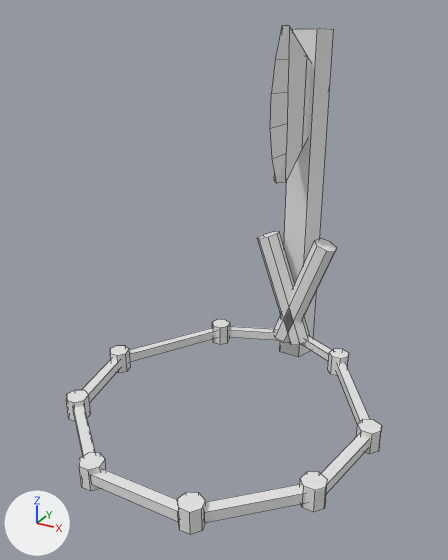
One commit to the Blender file Assets/Environment/AxeTrap.blend: the scene before it, then after it.
Rendered twice from a 50 mm camera at (8.27, -20.11, 11.87) aimed at (-0.38, -4.4, 4.01). The lights are fixed; the arrows at lower left show +X, +Y and +Z. Mesh edges are drawn as thin lines.

The scene before the commit, as lines of its bpy script (objects in view):
```python
me_cube_001 = bpy.data.meshes.new('Cube.001')
me_cube_001.from_pydata(...)  # 72 vertices, 54 faces; spans x -4.8..4.84, y -0.17..10.32, z -0.17..0.17
me_cylinder = bpy.data.meshes.new('Cylinder')
me_cylinder.from_pydata(...)  # 48 vertices, 40 faces; spans x -0.69..0.69, y -2.72..2.28, z -1.06..11.36
me_cylinder_001 = bpy.data.meshes.new('Cylinder.001')
me_cylinder_001.from_pydata(...)  # a 7-sided cylinder along z spanning x 2.1..2.81, y -0.94..-0.25, z -0.37..0.37; a 7-sided cylinder along z spanning x 4.33..5.04, y -4.6..-3.9, z -0.37..0.37; a 7-sided cylinder along z spanning x 3.71..4.43, y -7.6..-6.9, z -0.37..0.37; a 7-sided cylinder along z spanning x 1.26..1.97, y -9.83..-9.13, z -0.37..0.37
me_cylinder_002 = bpy.data.meshes.new('Cylinder.002')
me_cylinder_002.from_pydata(...)  # 28 vertices, 18 faces; spans x -1.81..2.46, y -0.55..0.61, z -0.09..5.99
ob_axe = bpy.data.objects.new('Axe', me_cylinder)
ob_axe.location = (0.0, 0.65, 0.0)
ob_rope = bpy.data.objects.new('Rope', me_cube_001)
ob_rope.location = (0.0, -9.92, 0.0)
ob_stabilizer = bpy.data.objects.new('Stabilizer', me_cylinder_002)
ob_stabilizer.location = (0.0, 0.0, -0.13)
ob_stabilizer.scale = (0.723, 0.723, 0.723)
ob_zone = bpy.data.objects.new('Zone', me_cylinder_001)
ob_zone.location = (0.03, -0.32, 0.0)
_m = ob_zone.modifiers.new('Mirror', 'MIRROR')
```
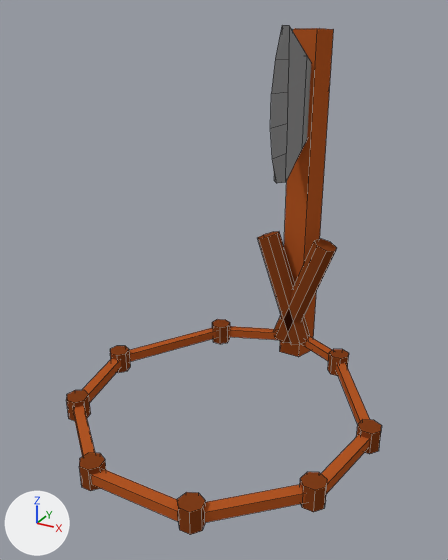
What differs and where, as boxes [x1, y1, x2, y2] in the pictures (448 x 560 px):
'Rope', recoloured (white to brown): [73, 326, 370, 523] in both
'Zone', recoloured (white to brown): [66, 319, 382, 535] in both
'Stabilizer', recoloured (grey to brown): [258, 231, 337, 345] in both
part 1 of me_cylinder, recoloured (grey to brown): [280, 29, 334, 357] in both
part 2 of me_cylinder, recoloured: [270, 25, 311, 183] in both

The change, as a list of edits to the scene's bpy script:
```text
Add mat_axe:
    mat_axe = diffuse_material('Axe')
    mat_axe.base_color = (0.275, 0.275, 0.275)  # grey #8f8f8f
Add mat_lightwood:
    mat_lightwood = diffuse_material('Lightwood')
    mat_lightwood.base_color = (0.456, 0.0953, 0.0185)  # orange #b45725
Add mat_darkwood:
    mat_darkwood = diffuse_material('DarkWood')
    mat_darkwood.base_color = (0.217, 0.0481, 0.0105)  # brown #803e1a
Change me_cube_001:
    where me_cube_001.from_pydata(...)  # 72 vertices, 54 faces; spans x -4.8..4.84, y -0.17..10.32, z -0.17..0.17
    add me_cube_001.materials.append(mat_lightwood)  # orange #b45725
Change me_cylinder_002:
    where me_cylinder_002.from_pydata(...)  # 28 vertices, 18 faces; spans x -1.81..2.46, y -0.55..0.61, z -0.09..5.99
    add me_cylinder_002.materials.append(mat_darkwood)  # brown #803e1a
Change me_cylinder_001:
    where me_cylinder_001.from_pydata(...)  # 56 vertices, 36 faces; spans x 1.26..5.04, y -9.83..-0.25, z -0.37..0.37
    add me_cylinder_001.materials.append(mat_darkwood)  # brown #803e1a
Change me_cylinder:
    where me_cylinder.from_pydata(...)  # 48 vertices, 40 faces; spans x -0.69..0.69, y -2.72..2.28, z -1.06..11.36
    used by ob_axe; location = (0.0, 0.65, 0.0)
    me_cylinder part 1: all 5 faces centred in x -0.56..0.56, y -0.23..0.83, z 5.07 switch from no material to mat_lightwood (orange #b45725)
    me_cylinder part 2: 33 of the faces centred in x -0.21..0.28, y -2.27..2.28, z 6.48..11.36 switch from no material to mat_axe (grey #8f8f8f)
```
